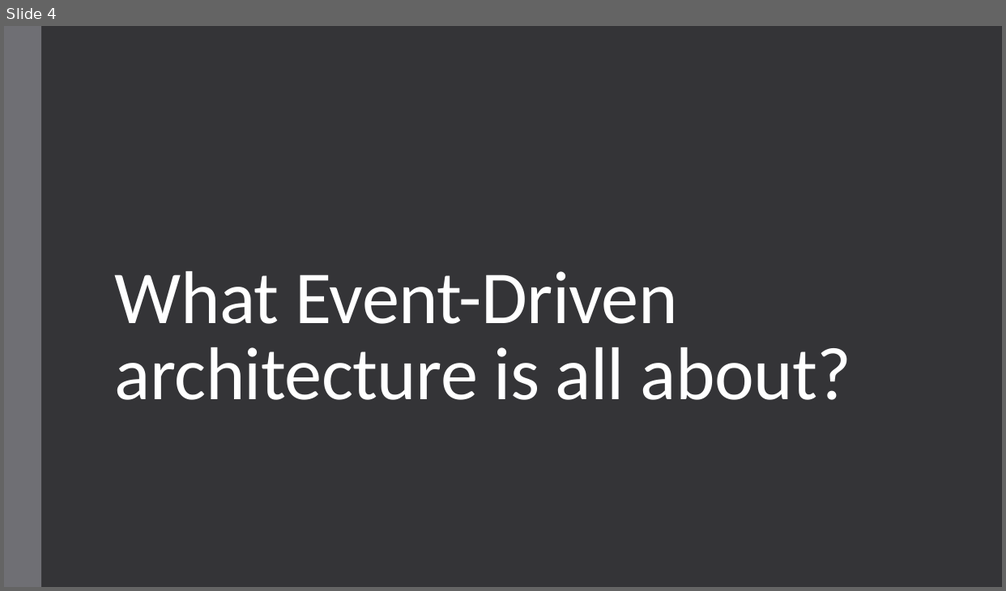
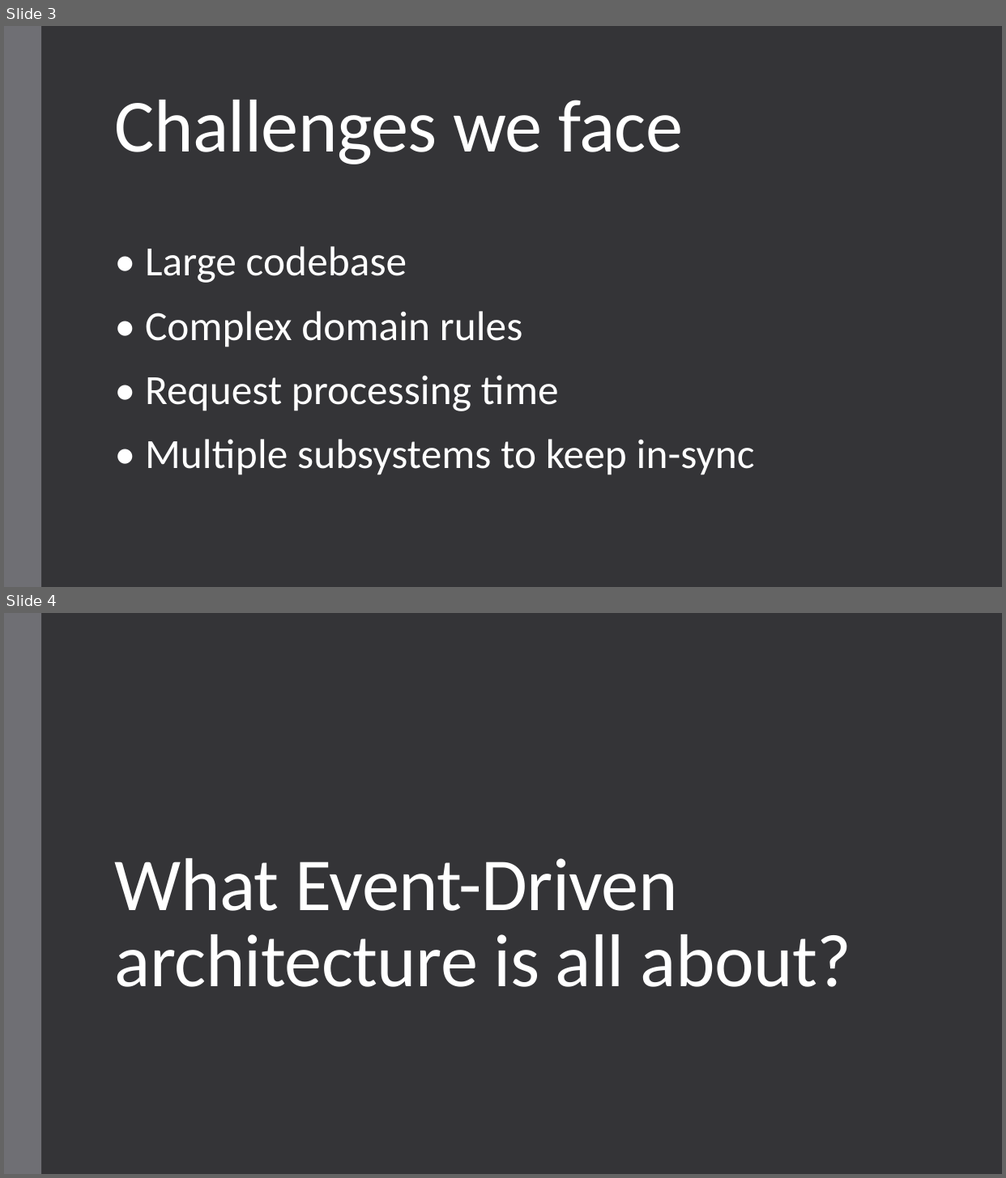
Before and after one commit to andrii-litvinov/event-driven-mongodb, a slide deck: t18-event-mongodb.pptx. Shown one above the other, each under a label of ours: slide 4 before the commit, slides 3 and 4 after it. The pictures are 1006x591 and 1006x1178 pixels, drawn with LibreOffice and Linux fonts; fonts in the diff are those of the drawing. Boxes give left, top, right and bottom in pixels: in the first picture for what was removed or moved away, otherwise in the second. Text is boxed around its words. In the diff, an @@ line names an element or a change of style, - is before the commit and + after.

```diff
--- a/t18-event-mongodb.pptx
+++ b/t18-event-mongodb.pptx
@@ slide 3 added at (x1=4, y1=26, x2=1002, y2=587), background #353537; not listed: 1 template element that a slide beside it also shows @@
@@ title added at (x1=115, y1=100, x2=683, y2=165), 72 pt, text #FFFFFF @@
+Challenges we face
@@ subtitle added at (x1=145, y1=246, x2=755, y2=476), 40 pt, text #FFFFFF @@
+• Large codebase
+• Complex domain rules
+• Request processing time
+• Multiple subsystems to keep in-sync
```
Also in this commit, not shown: 2 slides changed, 2 other slides added, 2 slides removed.
